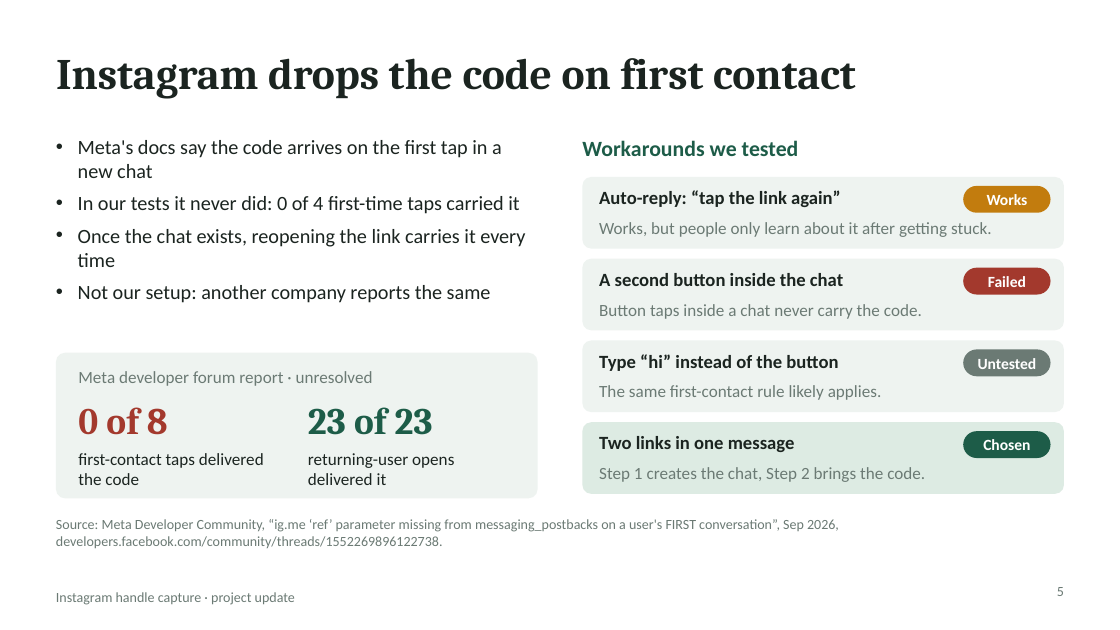
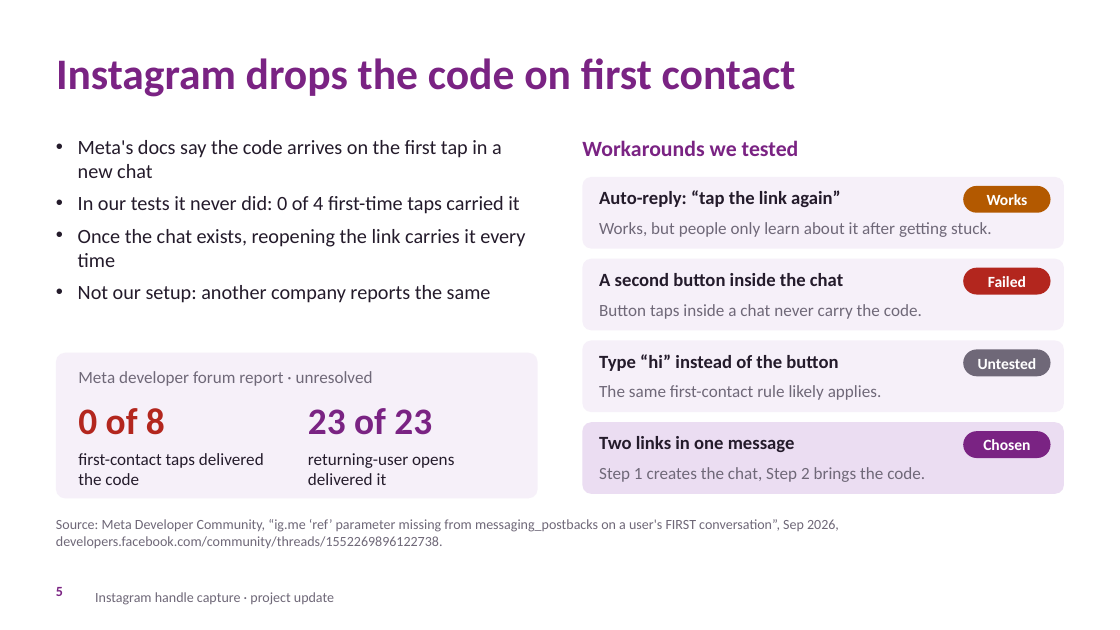
Before and after one commit to blackhorse2807/IG-handle, a slide deck: slide 5 of Instagram-Handle-Capture-Full-Update.pptx. Drawn at 1120x630 pixels with LibreOffice and Linux fonts; fonts in the diff are those of the drawing; background and template pictures are left out. Boxes give left, top, right and bottom in pixels: in the first picture for what was removed or moved away, otherwise in the second. Text is boxed around its words. In the diff, an @@ line names an element or a change of style, - is before the commit and + after.

```diff
--- a/Instagram-Handle-Capture-Full-Update.pptx
+++ b/Instagram-Handle-Capture-Full-Update.pptx
@@ title "Instagram drops the code on ..." at (56, 58, 796, 97): font Cambria to Calibri, text colour #1B2420 to #7A2383 @@
@@ text "Workarounds we tested" at (582, 140, 799, 156): text colour #1D5C48 to #7A2383 @@
@@ rounded rectangle at (963, 186, 1051, 213): fill #C27C0E to #B35900 @@
@@ rounded rectangle at (963, 268, 1051, 295): fill #A3392D to #B3261E @@
@@ fill #EEF3F0 to #F6F0F9 in 4 elements at (56, 353, 538, 498), (582, 177, 1064, 249), (582, 259, 1064, 330), (582, 340, 1064, 412) @@
@@ rounded rectangle at (963, 349, 1051, 376): fill #6B7A74 to #6F6878 @@
@@ text "0 of 8" at (78, 408, 165, 435): font Cambria to Calibri, text colour #A3392D to #B3261E @@
@@ text "23 of 23" at (308, 408, 432, 435): font Cambria to Calibri, text colour #1D5C48 to #7A2383 @@
@@ rounded rectangle at (582, 422, 1064, 494): fill #DDEBE3 to #EBDDF2 @@
@@ text "Two links in one message" at (599, 436, 795, 452): text colour #1B2420 to #241B2B @@
@@ rounded rectangle at (963, 431, 1051, 458): fill #1D5C48 to #7A2383 @@
@@ page number: place and size @@
-page number at (1057, 587, 1064, 596)
+page number at (56, 587, 63, 596)
@@ page number at (56, 587, 63, 596): text colour #6B7A74 to #7A2383, bold on; alignment right to left @@
@@ text colour #6B7A74 to #6F6878 in 7 elements at (78, 371, 373, 386), (599, 222, 992, 237), (599, 304, 922, 319), (599, 385, 882, 400), (599, 467, 925, 482), (56, 519, 839, 548), (95, 592, 334, 605) @@
@@ text "Instagram handle capture · project ...": place and size @@
-text "Instagram handle capture · project ..." at (56, 592, 295, 605)
+text "Instagram handle capture · project ..." at (95, 592, 334, 605)
```
Also in this commit, not shown: 8 other slides changed, 1 other file.
